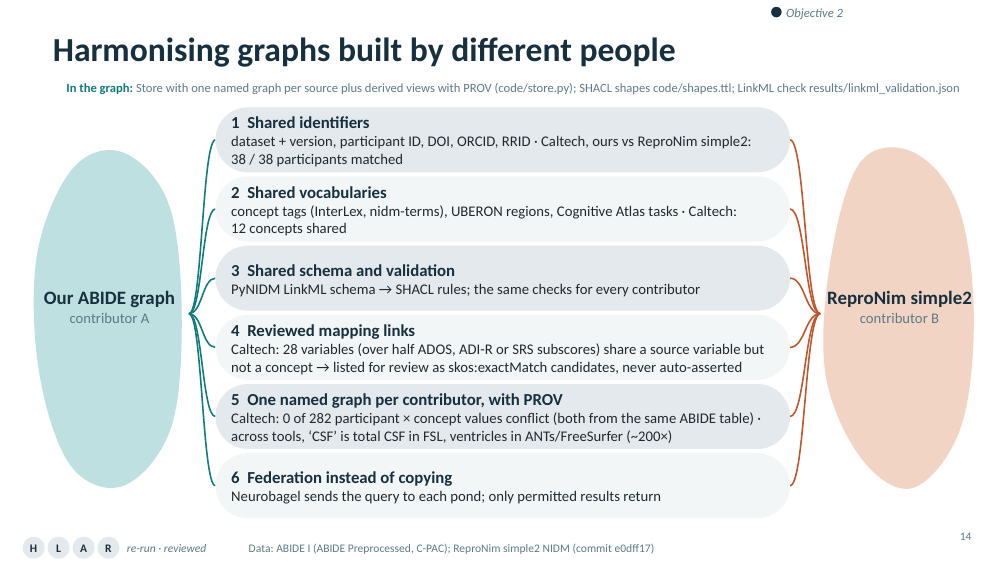
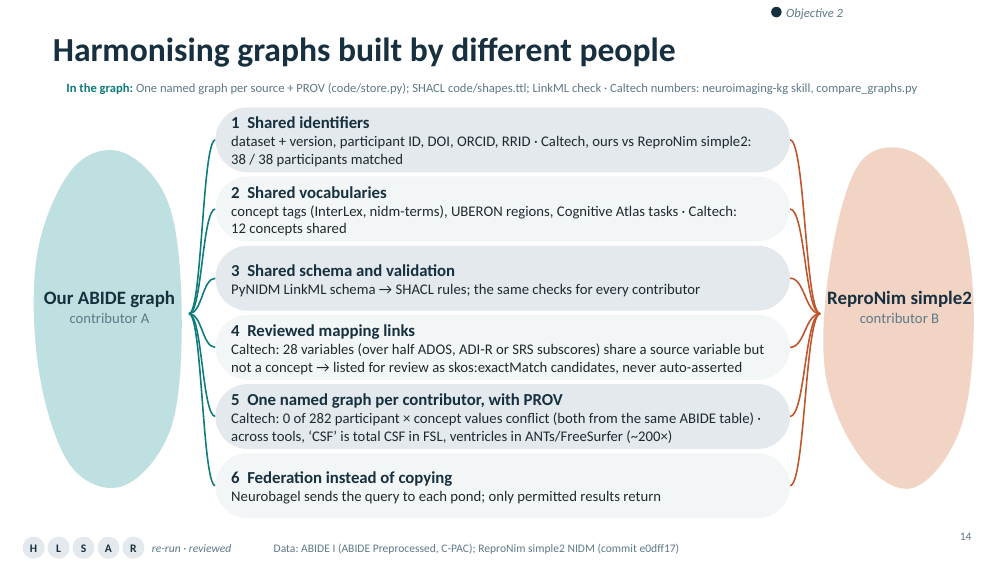
Before and after one commit to ReproNim/llm-workshop-kg, a slide deck: slide 14 of slides/Knowledge_Graphs_Skills_Neuroimaging_v4.pptx. Drawn at 1008x567 pixels with LibreOffice and Linux fonts; fonts in the diff are those of the drawing; background and template pictures are left out. Boxes give left, top, right and bottom in pixels: in the first picture for what was removed or moved away, otherwise in the second. Text is boxed around its words. In the diff, an @@ line names an element or a change of style, - is before the commit and + after.

```diff
--- a/slides/Knowledge_Graphs_Skills_Neuroimaging_v4.pptx
+++ b/slides/Knowledge_Graphs_Skills_Neuroimaging_v4.pptx
@@ text at (66, 83, 917, 94): text changed @@
-In the graph: Store with one named graph per source plus derived views with PROV (code/store.py); SHACL shapes code/shapes.ttl; LinkML check results/linkml_validation.json
+In the graph: One named graph per source + PROV (code/store.py); SHACL code/shapes.ttl; LinkML check · Caltech numbers: neuroimaging-kg skill, compare_graphs.py
@@ 2 ellipses, 1 text: place and size @@
-2 ellipses, 1 text at (73, 537, 206, 559)
+2 ellipses, 1 text at (98, 537, 231, 559)
@@ text "Data: ABIDE I (ABIDE Preprocessed, ...": place and size @@
-text "Data: ABIDE I (ABIDE Preprocessed, ..." at (249, 544, 655, 554)
+text "Data: ABIDE I (ABIDE Preprocessed, ..." at (274, 544, 680, 554)
```
Also in this commit, not shown: 25 other slides changed, 1 slide added, 2 other files.
